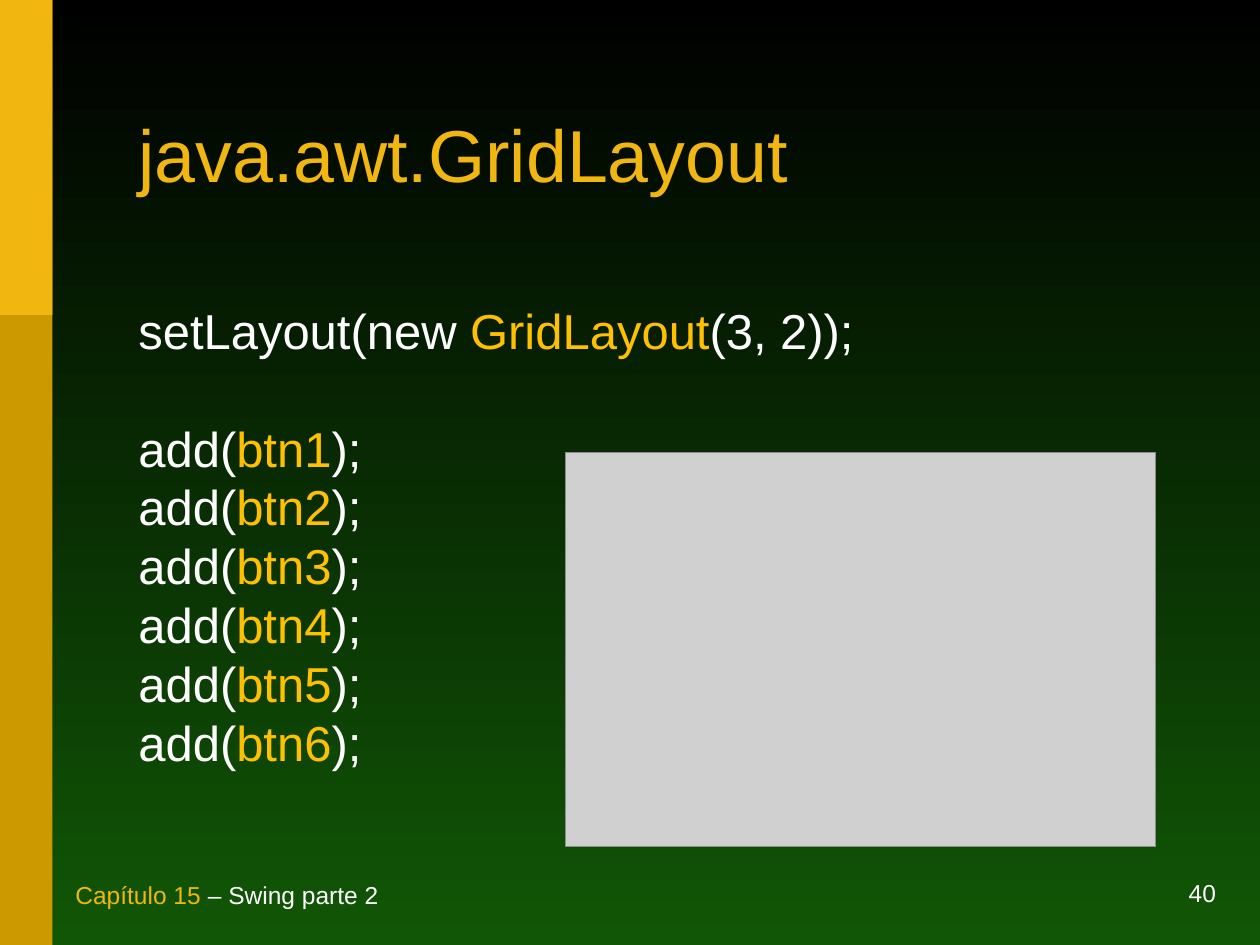
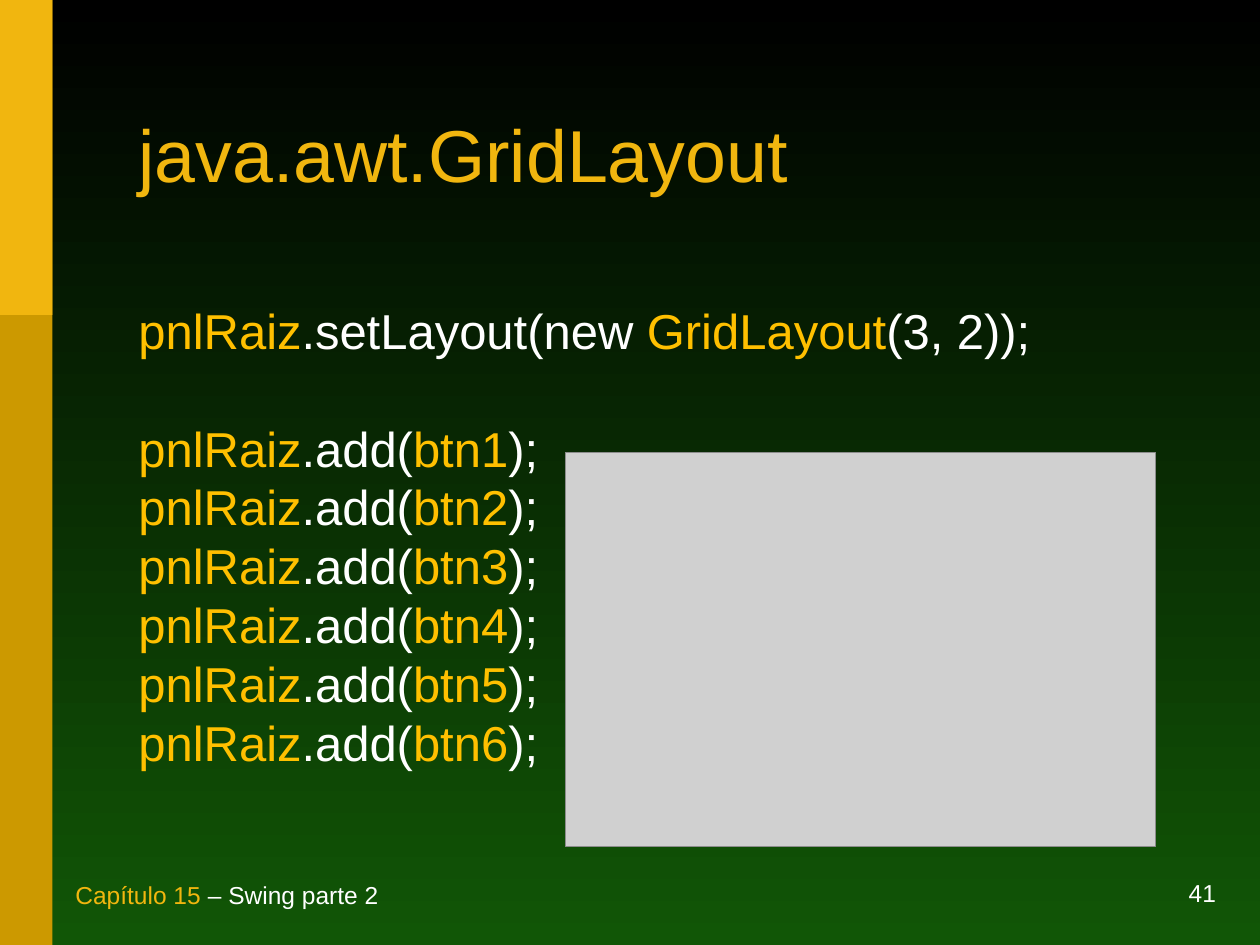
Before and after one commit to duchesqui/slzvieira-training, a slide deck: slide 41 of 1-Java-Programmer-Modulo-I/16.Capitulo15.ppt (slide 40 before the commit). Drawn at 1260x945 pixels with LibreOffice and Linux fonts; fonts in the diff are those of the drawing; grey boxes stand for pictures. Boxes give left, top, right and bottom in pixels: in the first picture for what was removed or moved away, otherwise in the second. Text is boxed around its words. In the diff, an @@ line names an element or a change of style, - is before the commit and + after.

```diff
--- a/1-Java-Programmer-Modulo-I/16.Capitulo15.ppt
+++ b/1-Java-Programmer-Modulo-I/16.Capitulo15.ppt
@@ text at box(138, 313, 1030, 771): text changed; text colour #FFFFFF to #FFC000 @@
-setLayout(new GridLayout(3, 2));
-add(btn1);
-add(btn2);
-add(btn3);
-add(btn4);
-add(btn5);
-add(btn6);
+pnlRaiz.setLayout(new GridLayout(3, 2));
+pnlRaiz.add(btn1);
+pnlRaiz.add(btn2);
+pnlRaiz.add(btn3);
+pnlRaiz.add(btn4);
+pnlRaiz.add(btn5);
+pnlRaiz.add(btn6);
@@ page number at box(1189, 885, 1216, 902): text changed @@
-40
+41
```
Also in this commit, not shown: 13 other slides changed, 4 slides added, 3 slides removed.
